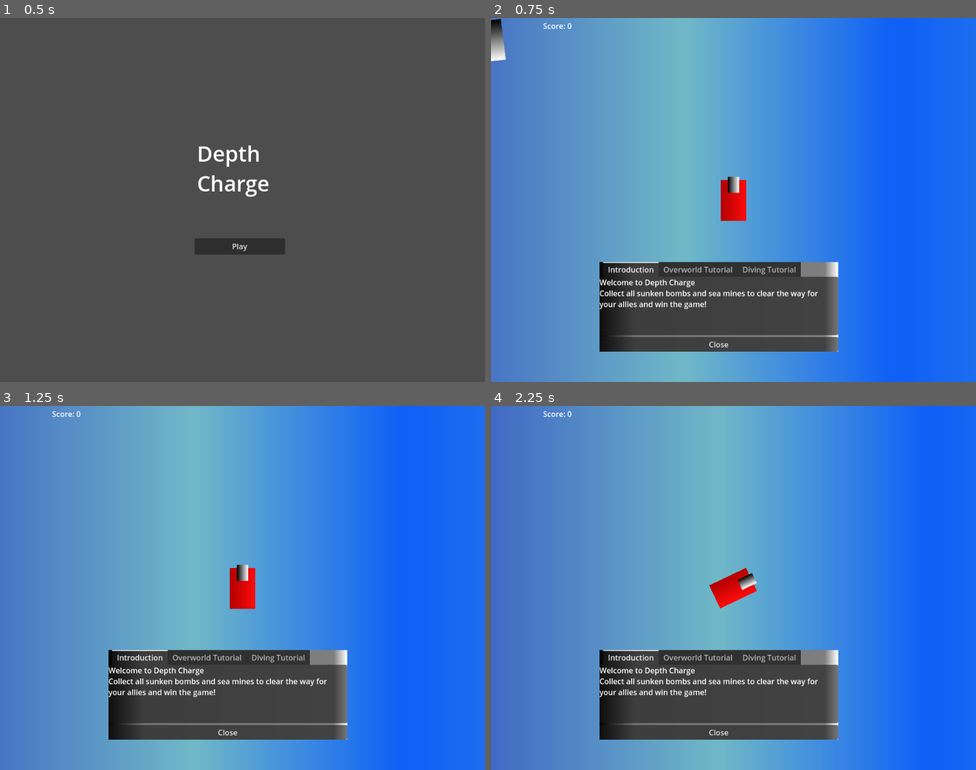
Above: before the commit, frames 1-4 (two rows, left to right).
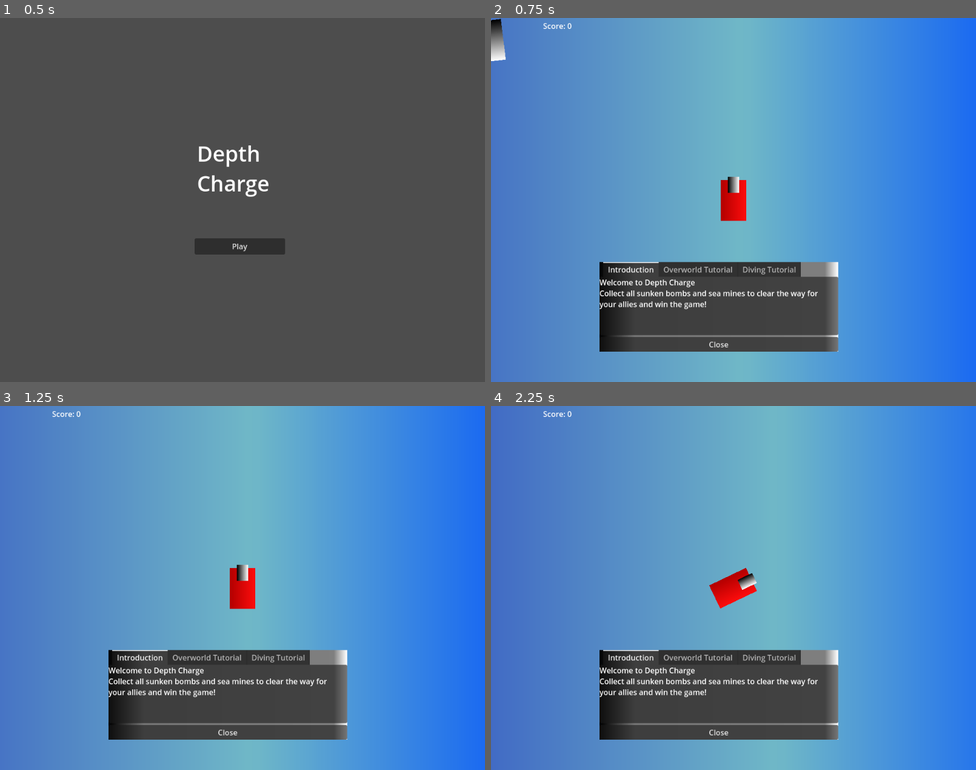
Above: after the commit, the same moments.

Repository: malceore/LD57
Game: Godot game, scene res://scenes/main/main_game.tscn
The game is run twice, just before and just after one commit, with the same random seed, the same clock (stepped at 60 frames per second) and the same inputs.
Inputs:
- Up to frame 1 (0.5 s): no input
- Up to frame 2 (0.75 s): click "Play" at 0.5 s
- Up to frame 3 (1.25 s): no input
- Up to frame 4 (2.25 s): tap Enter at 1.25 s; hold Right (right) 1.28-2.03 s; tap E (dive) at 1.35 s; hold S (down) from 2.03 s (still down); tap Space (sonar) at 2.1 s

Frame 1 is identical in both runs. In frame 2, 34% of the frame differs, in the area x 51-90%, y 0-100%; in frame 3, 34%; in frame 4, 36%, in the area x 58-97%, y 0-100%.

Commit message:
added world boundary

Diff:
--- a/scenes/stealth_game/stealth_game.tscn
+++ b/scenes/stealth_game/stealth_game.tscn
@@ -38,12 +38,25 @@
 }
 point_count = 25
 
+[sub_resource type="WorldBoundaryShape2D" id="WorldBoundaryShape2D_ygplh"]
+normal = Vector2(0, 1)
+
+[sub_resource type="WorldBoundaryShape2D" id="WorldBoundaryShape2D_23whf"]
+normal = Vector2(-1, 0)
+
+[sub_resource type="WorldBoundaryShape2D" id="WorldBoundaryShape2D_u0u3f"]
+
+[sub_resource type="WorldBoundaryShape2D" id="WorldBoundaryShape2D_bj0d7"]
+normal = Vector2(1, 0)
+
 [node name="stealth_game" type="Node2D"]
 script = ExtResource("1_gso01")
 
 [node name="background" type="TextureRect" parent="."]
-offset_right = 5181.0
-offset_bottom = 4481.0
+offset_left = -667.0
+offset_top = -596.0
+offset_right = 5980.0
+offset_bottom = 5053.0
 texture = SubResource("GradientTexture1D_7o2pb")
 
 [node name="EnemyShipPath" type="Node2D" parent="."]
@@ -125,4 +138,30 @@
 [node name="ScoreDisplay" parent="Camera2D/Control" instance=ExtResource("6_ygplh")]
 position = Vector2(2386, 1558)
 
+[node name="WorldBoundary" type="Node2D" parent="."]
+
+[node name="NorthernBoundary" type="StaticBody2D" parent="WorldBoundary"]
+position = Vector2(1609, 12)
+
+[node name="CollisionShape2D" type="CollisionShape2D" parent="WorldBoundary/NorthernBoundary"]
+shape = SubResource("WorldBoundaryShape2D_ygplh")
+
+[node name="EasternBoundary" type="StaticBody2D" parent="WorldBoundary"]
+position = Vector2(5232, 0)
+
+[node name="CollisionShape2D" type="CollisionShape2D" parent="WorldBoundary/EasternBoundary"]
+shape = SubResource("WorldBoundaryShape2D_23whf")
+
+[node name="SouthernBoundary" type="StaticBody2D" parent="WorldBoundary"]
+position = Vector2(5232, 4493)
+
+[node name="CollisionShape2D" type="CollisionShape2D" parent="WorldBoundary/SouthernBoundary"]
+shape = SubResource("WorldBoundaryShape2D_u0u3f")
+
+[node name="WesternBoundary" type="StaticBody2D" parent="WorldBoundary"]
+position = Vector2(0, 4493)
+
+[node name="CollisionShape2D" type="CollisionShape2D" parent="WorldBoundary/WesternBoundary"]
+shape = SubResource("WorldBoundaryShape2D_bj0d7")
+
 [connection signal="dive" from="ship" to="." method="_on_ship_dive"]
Not shown: 1 places in scenes/stealth_game/stealth_game.tscn that only renumber resources
